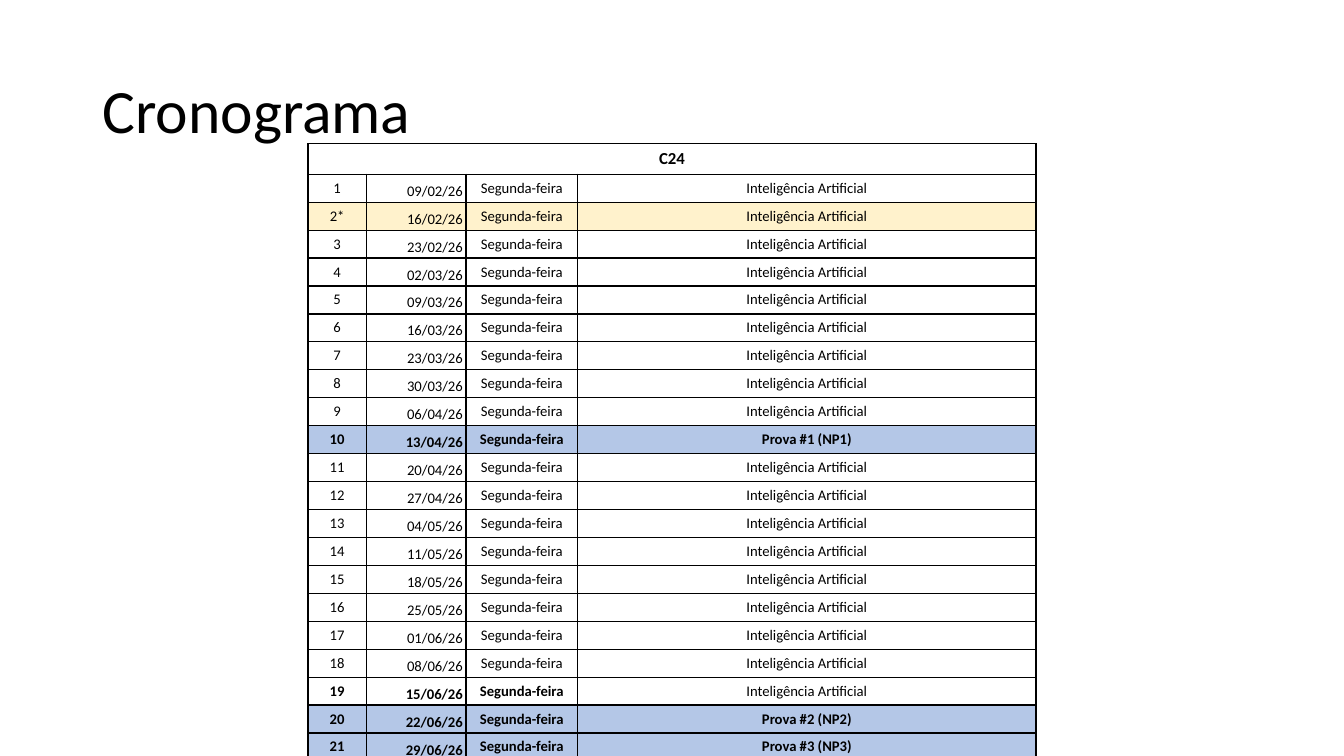
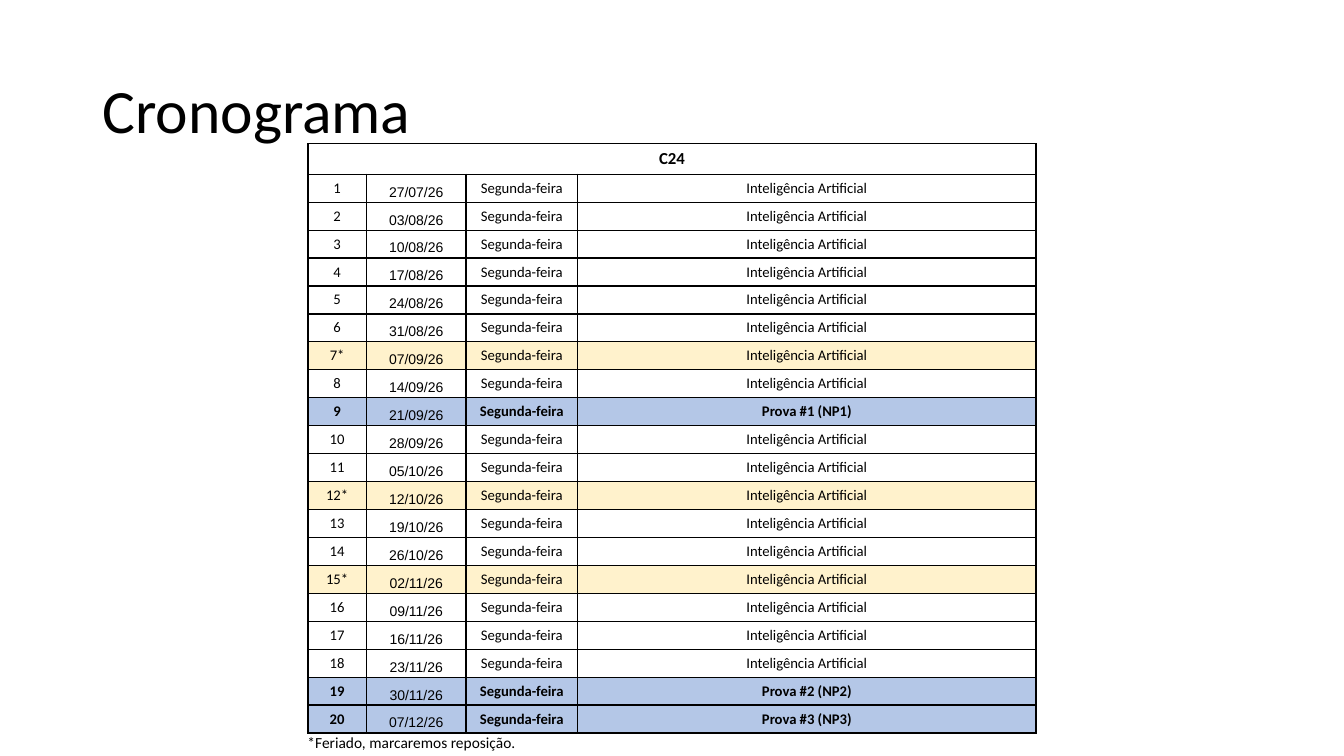
Before and after one commit to zz4fap/c24_inteligencia_artificial, a slide deck: slide 3 of slides/C24_Introdução.pptx. Drawn at 1344x756 pixels with LibreOffice and Linux fonts; fonts in the diff are those of the drawing. Boxes give left, top, right and bottom in pixels: in the first picture for what was removed or moved away, otherwise in the second. Text is boxed around its words. In the diff, an @@ line names an element or a change of style, - is before the commit and + after.

Commit message:
update of slides

```diff
--- a/slides/C24_Introdução.pptx
+++ b/slides/C24_Introdução.pptx
@@ table at [308, 144, 1036, 731] @@
-row 2: 1 | 09/02/26 | Segunda-feira | Inteligência Artificial
-row 3: 2* | 16/02/26 | Segunda-feira | Inteligência Artificial
-row 4: 3 | 23/02/26 | Segunda-feira | Inteligência Artificial
-row 5: 4 | 02/03/26 | Segunda-feira | Inteligência Artificial
-row 6: 5 | 09/03/26 | Segunda-feira | Inteligência Artificial
-row 7: 6 | 16/03/26 | Segunda-feira | Inteligência Artificial
-row 8: 7 | 23/03/26 | Segunda-feira | Inteligência Artificial
-row 9: 8 | 30/03/26 | Segunda-feira | Inteligência Artificial
-row 10: 9 | 06/04/26 | Segunda-feira | Inteligência Artificial
-row 11: 10 | 13/04/26 | Segunda-feira | Prova #1 (NP1)
-row 12: 11 | 20/04/26 | Segunda-feira | Inteligência Artificial
-row 13: 12 | 27/04/26 | Segunda-feira | Inteligência Artificial
-row 14: 13 | 04/05/26 | Segunda-feira | Inteligência Artificial
-row 15: 14 | 11/05/26 | Segunda-feira | Inteligência Artificial
-row 16: 15 | 18/05/26 | Segunda-feira | Inteligência Artificial
-row 17: 16 | 25/05/26 | Segunda-feira | Inteligência Artificial
-row 18: 17 | 01/06/26 | Segunda-feira | Inteligência Artificial
-row 19: 18 | 08/06/26 | Segunda-feira | Inteligência Artificial
-row 20: 19 | 15/06/26 | Segunda-feira | Inteligência Artificial
-row 21: 20 | 22/06/26 | Segunda-feira | Prova #2 (NP2)
-row 22: 21 | 29/06/26 | Segunda-feira | Prova #3 (NP3)
+row 2: 1 | 27/07/26 | Segunda-feira | Inteligência Artificial
+row 3: 2 | 03/08/26 | Segunda-feira | Inteligência Artificial
+row 4: 3 | 10/08/26 | Segunda-feira | Inteligência Artificial
+row 5: 4 | 17/08/26 | Segunda-feira | Inteligência Artificial
+row 6: 5 | 24/08/26 | Segunda-feira | Inteligência Artificial
+row 7: 6 | 31/08/26 | Segunda-feira | Inteligência Artificial
+row 8: 7* | 07/09/26 | Segunda-feira | Inteligência Artificial
+row 9: 8 | 14/09/26 | Segunda-feira | Inteligência Artificial
+row 10: 9 | 21/09/26 | Segunda-feira | Prova #1 (NP1)
+row 11: 10 | 28/09/26 | Segunda-feira | Inteligência Artificial
+row 12: 11 | 05/10/26 | Segunda-feira | Inteligência Artificial
+row 13: 12* | 12/10/26 | Segunda-feira | Inteligência Artificial
+row 14: 13 | 19/10/26 | Segunda-feira | Inteligência Artificial
+row 15: 14 | 26/10/26 | Segunda-feira | Inteligência Artificial
+row 16: 15* | 02/11/26 | Segunda-feira | Inteligência Artificial
+row 17: 16 | 09/11/26 | Segunda-feira | Inteligência Artificial
+row 18: 17 | 16/11/26 | Segunda-feira | Inteligência Artificial
+row 19: 18 | 23/11/26 | Segunda-feira | Inteligência Artificial
+row 20: 19 | 30/11/26 | Segunda-feira | Prova #2 (NP2)
+row 21: 20 | 07/12/26 | Segunda-feira | Prova #3 (NP3)
@@ text added at [307, 737, 515, 751], 11 pt, text #000000 @@
+*Feriado, marcaremos reposição.
```
Also in this commit, not shown: 1 other slide changed, 1 other file.
